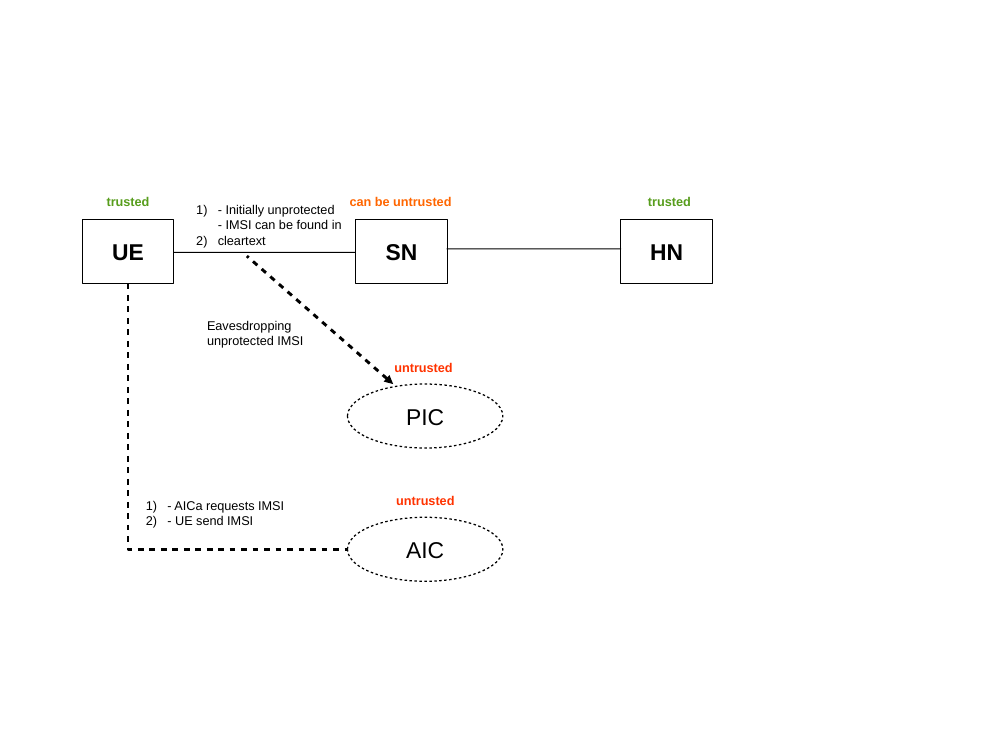
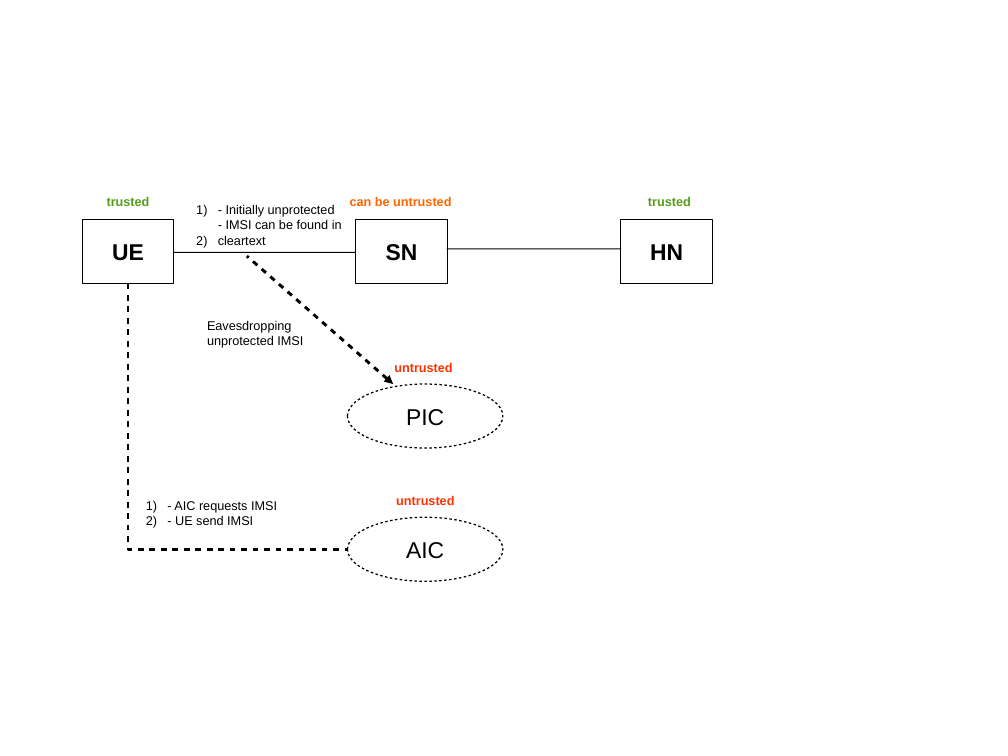
Before and after one commit to mdmohsinalikhan/5G, a slide deck: slide 1 of IBC/security_architecture_abstraction.odp. Drawn at 1008x756 pixels with LibreOffice and Linux fonts; fonts in the diff are those of the drawing. Boxes give left, top, right and bottom in pixels: in the first picture for what was removed or moved away, otherwise in the second. Text is boxed around its words. In the diff, an @@ line names an element or a change of style, - is before the commit and + after.

```diff
--- a/IBC/security_architecture_abstraction.odp
+++ b/IBC/security_architecture_abstraction.odp
@@ text at [174,501,277,513]: text changed @@
-1) - AICa requests IMSI
+1) - AIC requests IMSI
```
Also in this commit, not shown: 5 other files.
